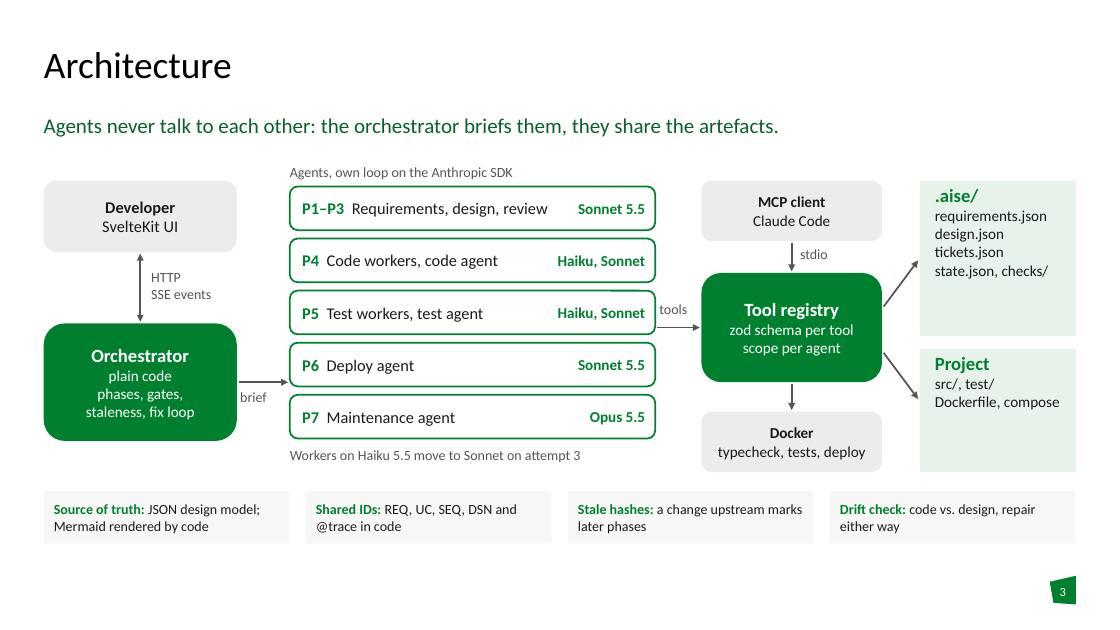
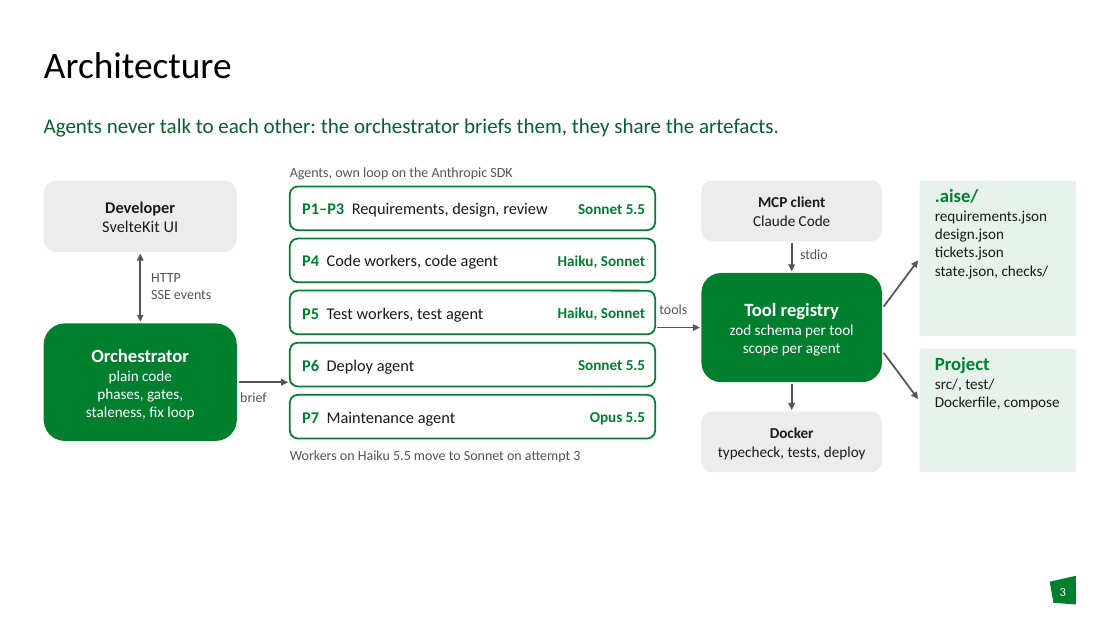
Before and after one commit to Benjam1nP/AISE, a slide deck: slide 3 of presentation/AISE-presentation.pptx. Drawn at 1120x630 pixels with LibreOffice and Linux fonts; fonts in the diff are those of the drawing; background and template pictures are left out. Boxes give left, top, right and bottom in pixels: in the first picture for what was removed or moved away, otherwise in the second. Text is boxed around its words. In the diff, an @@ line names an element or a change of style, - is before the commit and + after.

```diff
--- a/presentation/AISE-presentation.pptx
+++ b/presentation/AISE-presentation.pptx
@@ rectangle removed at (x1=44, y1=492, x2=289, y2=544) @@
-Source of truth: JSON design model; Mermaid rendered by code
@@ rectangle removed at (x1=306, y1=492, x2=551, y2=544) @@
-Shared IDs: REQ, UC, SEQ, DSN and @trace in code
@@ rectangle removed at (x1=568, y1=492, x2=813, y2=544) @@
-Stale hashes: a change upstream marks later phases
@@ rectangle removed at (x1=830, y1=492, x2=1075, y2=544) @@
-Drift check: code vs. design, repair either way
```
Also in this commit, not shown: 1 other slide changed, 1 slide added, 2 other files.
